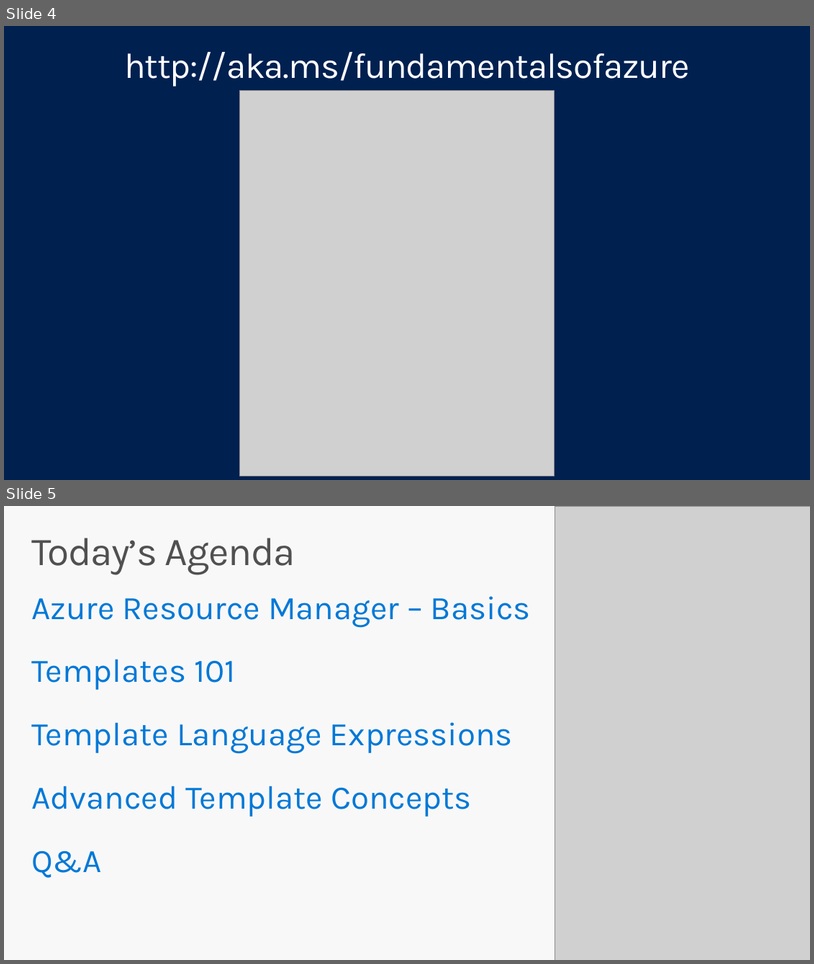
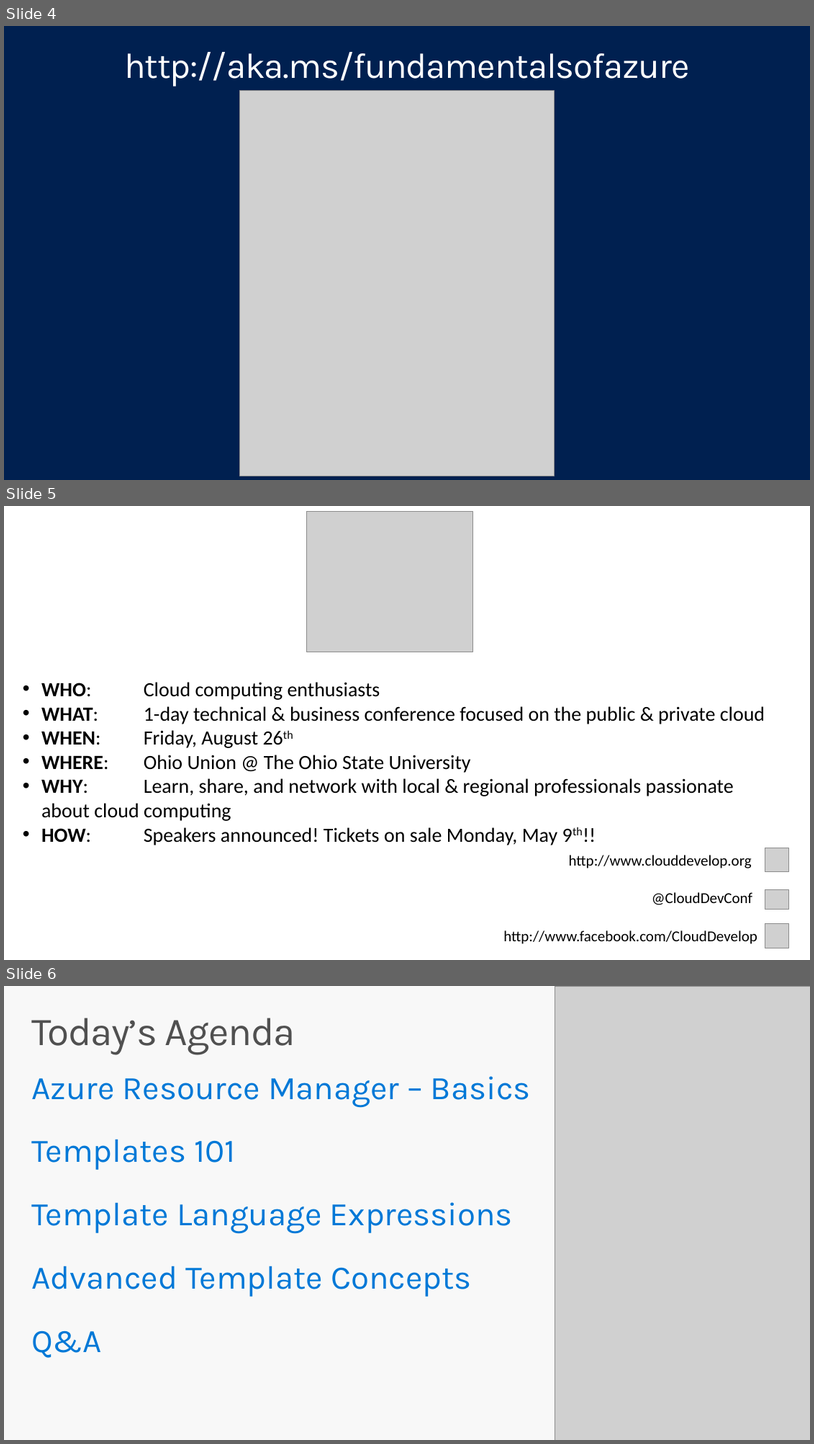
Before and after one commit to mcollier/StirTrek2016, a slide deck: Work on Your ARM Strength.pptx. Shown one above the other, each under a label of ours: slides 4 and 5 before the commit, slides 4, 5 and 6 after it. The pictures are 814x964 and 814x1444 pixels, drawn with LibreOffice and Linux fonts; fonts in the diff are those of the drawing; grey boxes stand for pictures. Boxes give left, top, right and bottom in pixels: in the first picture for what was removed or moved away, otherwise in the second. Text is boxed around its words. In the diff, an @@ line names an element or a change of style, - is before the commit and + after.

```diff
--- a/Work on Your ARM Strength.pptx
+++ b/Work on Your ARM Strength.pptx
@@ slide 5 added at (x1=4, y1=506, x2=810, y2=960), background #FFFFFF @@
@@ picture added at (x1=307, y1=512, x2=473, y2=651) @@
@@ text added at (x1=41, y1=682, x2=765, y2=845), 24 pt, text #000000 @@
+• WHO: Cloud computing enthusiasts
+• WHAT: 1-day technical & business conference focused on the public & private cloud
+• WHEN: Friday, August 26th
+• WHERE: Ohio Union @ The Ohio State University
+• WHY: Learn, share, and network with local & regional professionals passionate about cloud computing
+• HOW: Speakers announced! Tickets on sale Monday, May 9th!!
@@ picture added at (x1=766, y1=848, x2=790, y2=872) @@
@@ text added at (x1=569, y1=854, x2=752, y2=868), 18 pt, text #000000 @@
+http://www.clouddevelop.org
@@ text added at (x1=652, y1=892, x2=753, y2=905), 18 pt, text #000000 @@
+@CloudDevConf
@@ picture added at (x1=766, y1=890, x2=790, y2=909) @@
@@ text added at (x1=504, y1=930, x2=758, y2=944), 18 pt, text #000000 @@
+http://www.facebook.com/CloudDevelop
@@ picture added at (x1=766, y1=924, x2=790, y2=947) @@
@@ what was slide 5 is now slide 6 @@
```
Also in this commit, not shown: 12 slides changed, 1 other slide added, 2 other files.
